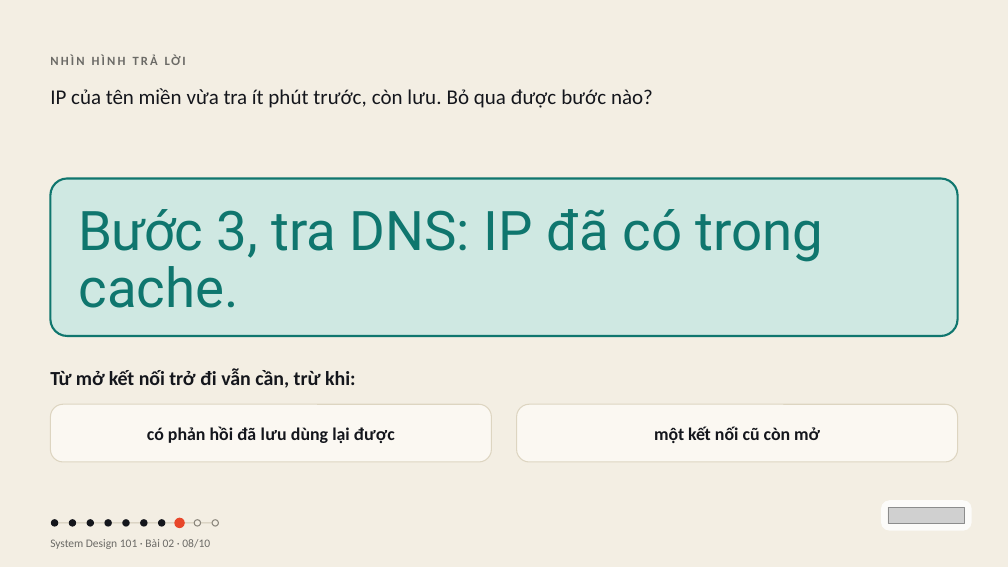
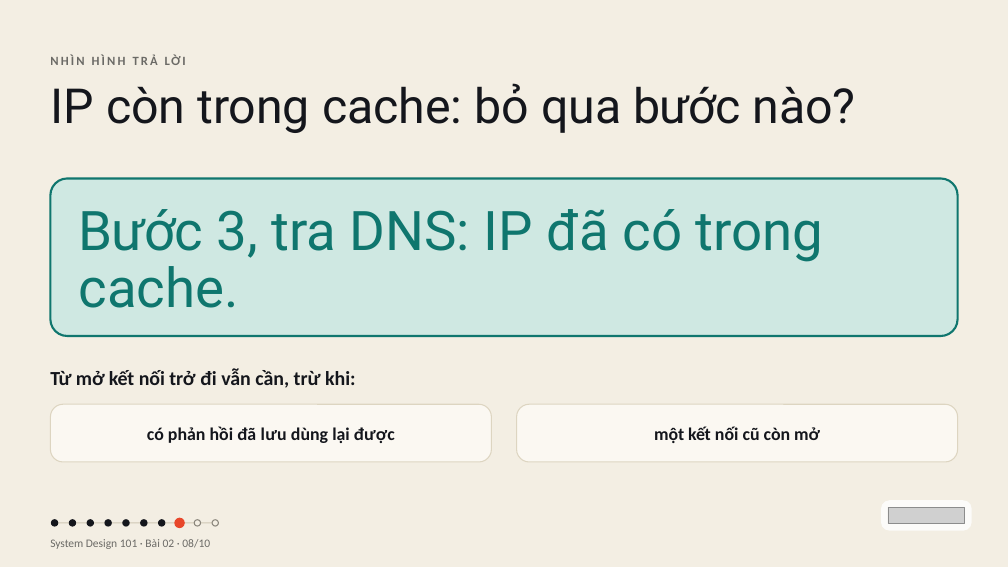
Before and after one commit to vohoailinh90/tool-marketing-studio, a slide deck: slide 8 of system-design-101/vi/lessons/sd-05-002/slides/sd-05-002.pptx. Drawn at 1008x567 pixels with LibreOffice and Linux fonts; fonts in the diff are those of the drawing; grey boxes stand for pictures. Boxes give left, top, right and bottom in pixels: in the first picture for what was removed or moved away, otherwise in the second. Text is boxed around its words. In the diff, an @@ line names an element or a change of style, - is before the commit and + after.

```diff
--- a/system-design-101/vi/lessons/sd-05-002/slides/sd-05-002.pptx
+++ b/system-design-101/vi/lessons/sd-05-002/slides/sd-05-002.pptx
@@ text at box(50, 83, 855, 133): text changed; size 30 to 69 pt; font Calibri to Roboto @@
-IP của tên miền vừa tra ít phút trước, còn lưu. Bỏ qua được bước nào?
+IP còn trong cache: bỏ qua bước nào?
```
Also in this commit, not shown: 3 other files.
